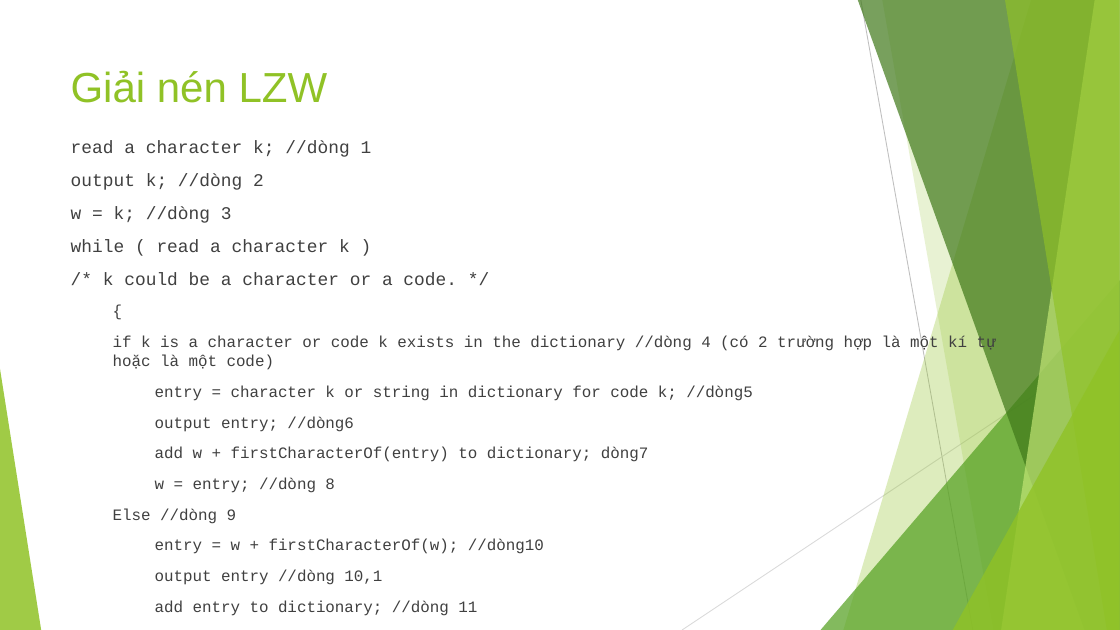
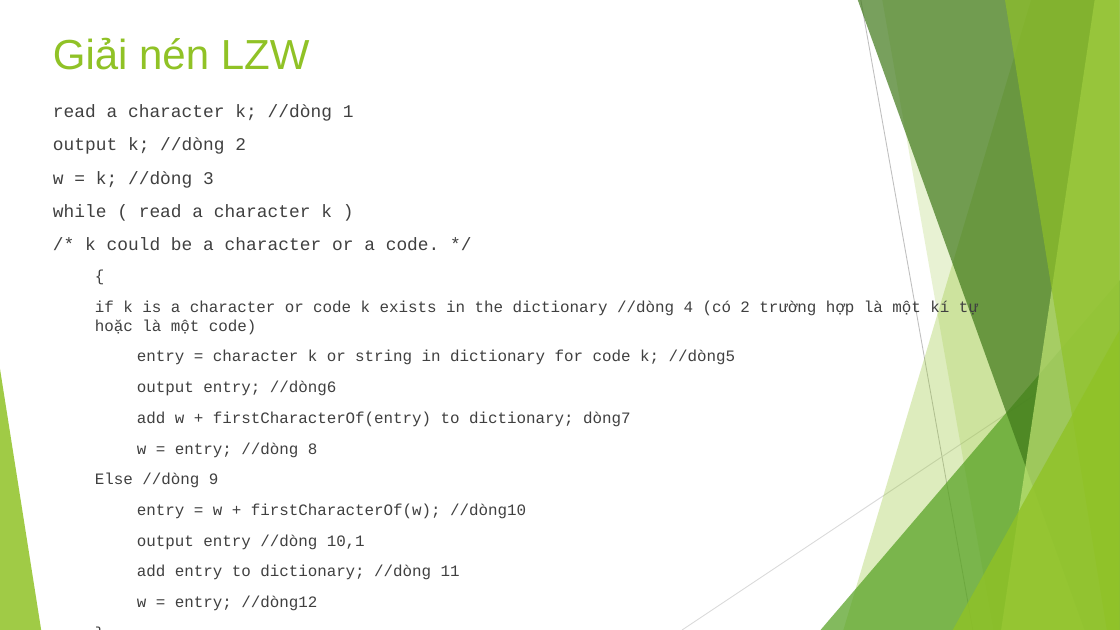
Before and after one commit to sonhoang23/MultimediaProject, a slide deck: slide 7 of MultimediaProeject/document/Multimedia.pptx. Drawn at 1120x630 pixels with LibreOffice and Linux fonts; fonts in the diff are those of the drawing. Boxes give left, top, right and bottom in pixels: in the first picture for what was removed or moved away, otherwise in the second. Text is boxed around its words. In the diff, an @@ line names an element or a change of style, - is before the commit and + after.

```diff
--- a/MultimediaProeject/document/Multimedia.pptx
+++ b/MultimediaProeject/document/Multimedia.pptx
@@ title "Giải nén LZW": place and size @@
-title "Giải nén LZW" at box(71, 70, 328, 103)
+title "Giải nén LZW" at box(53, 37, 310, 70)
@@ text "read a character k; //dòng ...": place and size @@
-text "read a character k; //dòng ..." at box(71, 140, 996, 616)
+text "read a character k; //dòng ..." at box(53, 105, 978, 580)
```
Also in this commit, not shown: 2 other slides changed, 2 slides added, 1 slide removed, 2 other files.
